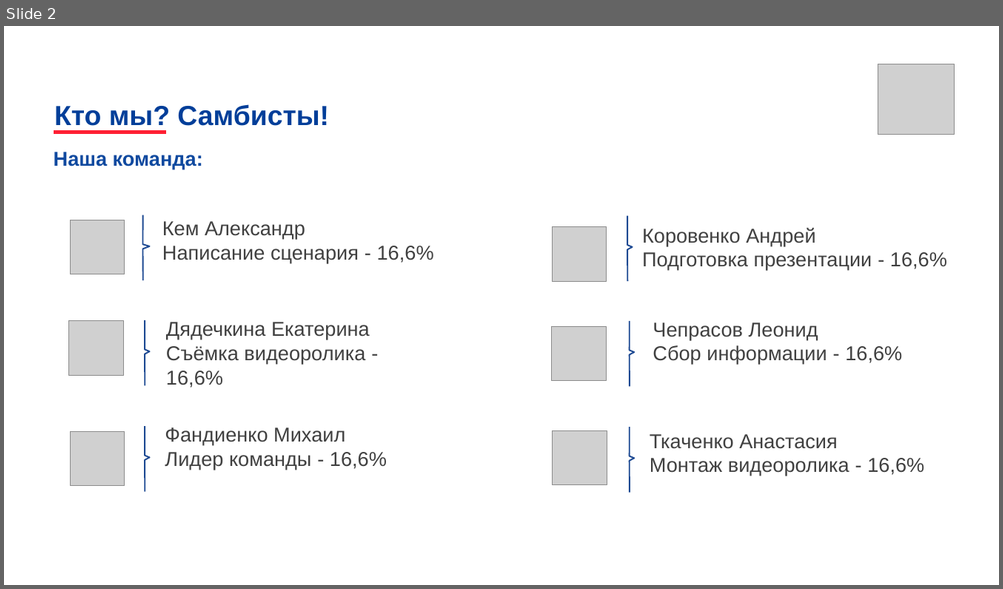
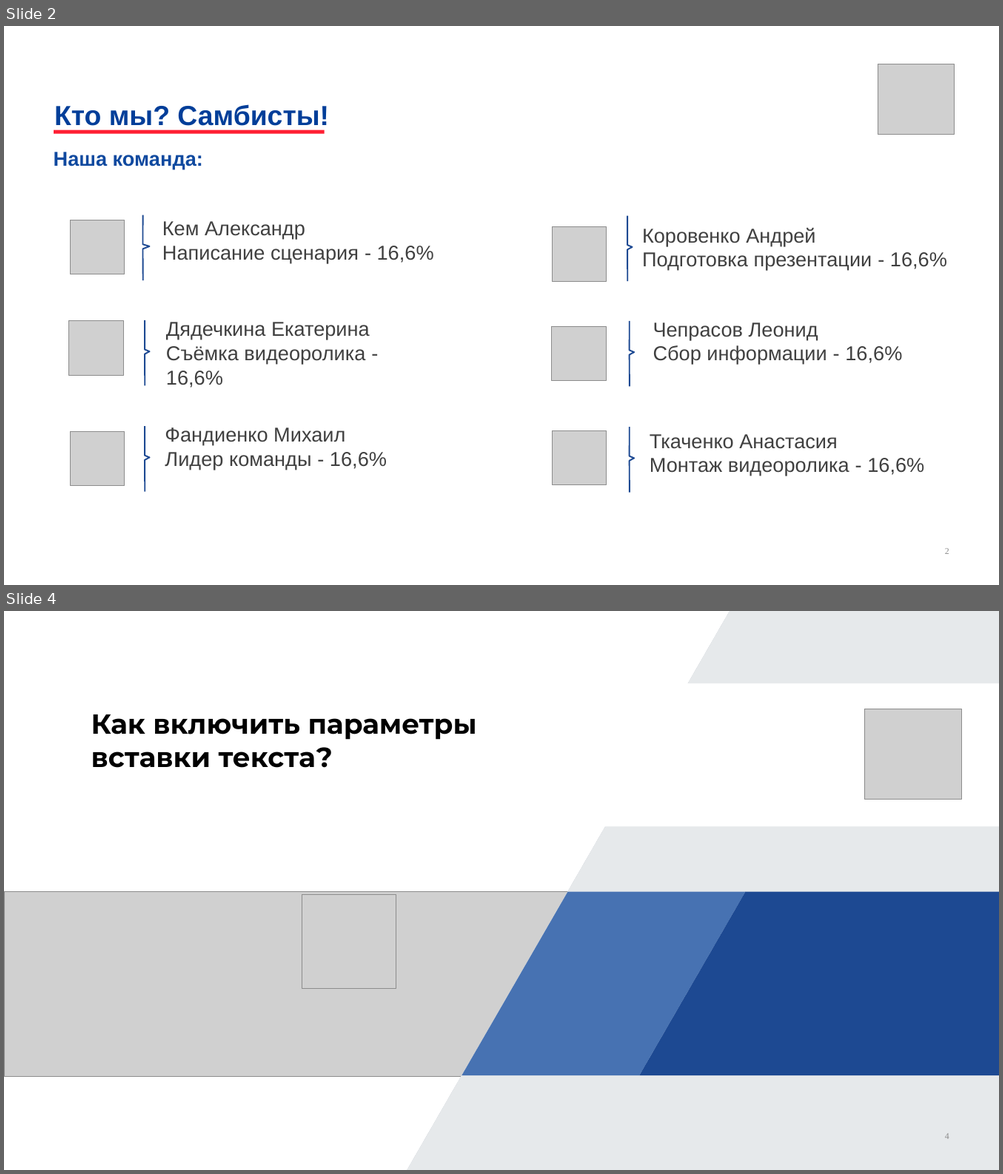
Before and after one commit to 0Sendai/Pmi-project-p2, a slide deck: Вставка текста, отформатированного под стиль документа.pptx. Shown one above the other, each under a label of ours: slide 2 before the commit, slides 2 and 4 after it; the slides between them are not shown. The pictures are 1003x589 and 1003x1174 pixels, drawn with LibreOffice and Linux fonts; fonts in the diff are those of the drawing; grey boxes stand for pictures; background and template pictures are left out. Boxes give left, top, right and bottom in pixels: in the first picture for what was removed or moved away, otherwise in the second. Text is boxed around its words. In the diff, an @@ line names an element or a change of style, - is before the commit and + after.

```diff
--- a/Вставка текста, отформатированного под стиль документа.pptx
+++ b/Вставка текста, отформатированного под стиль документа.pptx
@@ slide 4 added at [4,611,999,1170], background #FFFFFF @@
@@ rectangle added at [603,684,999,827], fill #FFFFFF @@
@@ title added at [91,715,477,768], 44 pt, text #000000, bold @@
+Как включить параметры вставки текста?
@@ picture added at [864,709,961,799] @@
@@ picture added at [301,894,395,988] @@
@@ group added at [4,611,999,1170]: 4 freeform shapes, 1 picture @@
@@ page number added at [945,1134,949,1139], 14 pt, text #8C8C8C @@
+4
@@ slide 2 changed as well @@
@@ text "Кто мы? Самбисты!" at [54,104,329,131]: line spacing 1.01 to 1 @@
@@ line moved from (166, 132) - (54, 132) to (324, 132) - (54, 132) @@
@@ page number added at [945,548,949,554], 14 pt, text #8C8C8C @@
+2
```
Also in this commit, not shown: 2 other slides changed, 4 other slides added, 2 slides removed, 1 other file.
